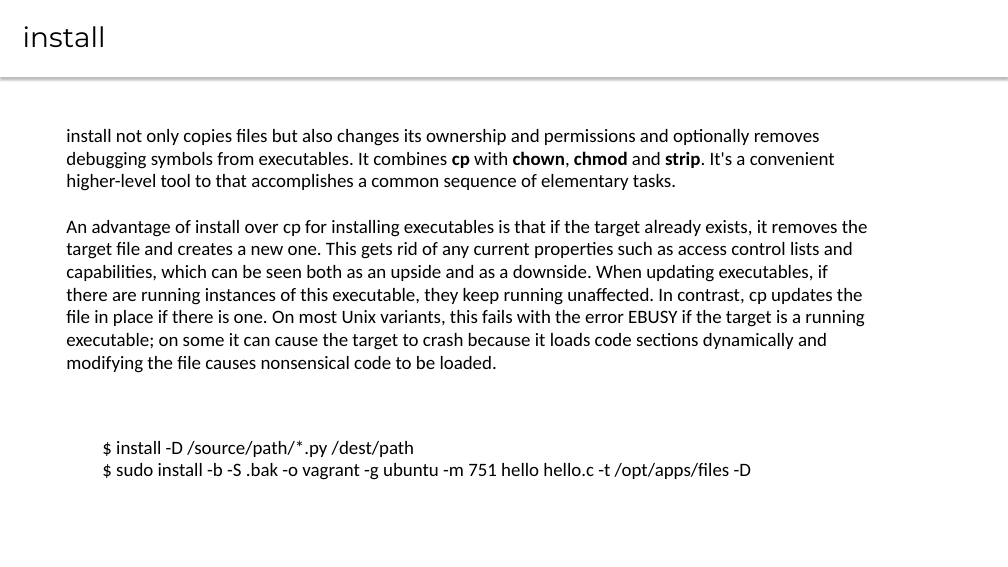
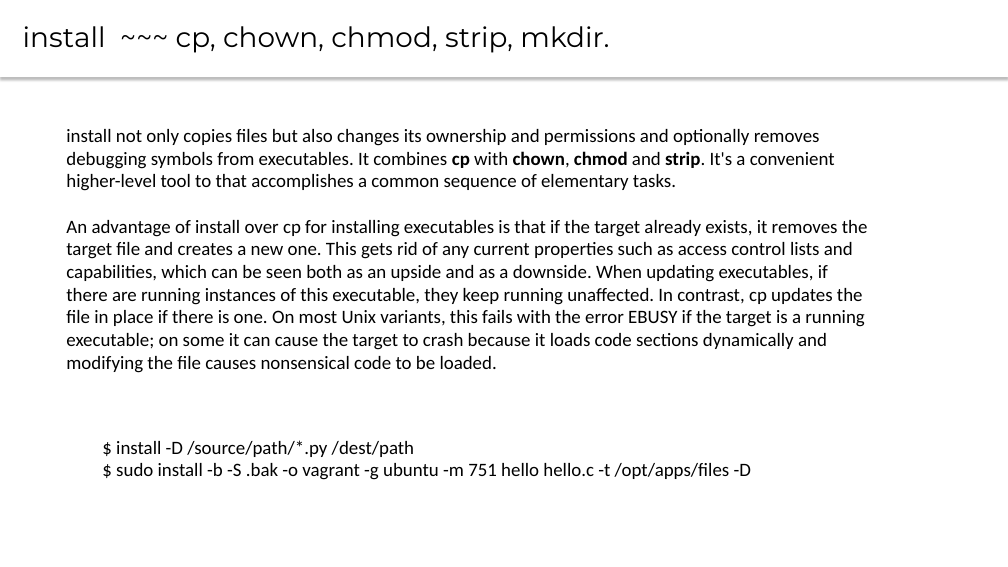
Before and after one commit to CsteerDevops1/lectures_devops2, a slide deck: slide 5 of LinuxAdm/LinuxAdm1.pptx. Drawn at 1008x567 pixels with LibreOffice and Linux fonts; fonts in the diff are those of the drawing. Boxes give left, top, right and bottom in pixels: in the first picture for what was removed or moved away, otherwise in the second. Text is boxed around its words. In the diff, an @@ line names an element or a change of style, - is before the commit and + after.

```diff
--- a/LinuxAdm/LinuxAdm1.pptx
+++ b/LinuxAdm/LinuxAdm1.pptx
@@ text at (23, 26, 609, 53): text changed @@
-install
+install ~~~ cp, chown, chmod, strip, mkdir.
```
Also in this commit, not shown: 4 other slides changed, 3 other files.
